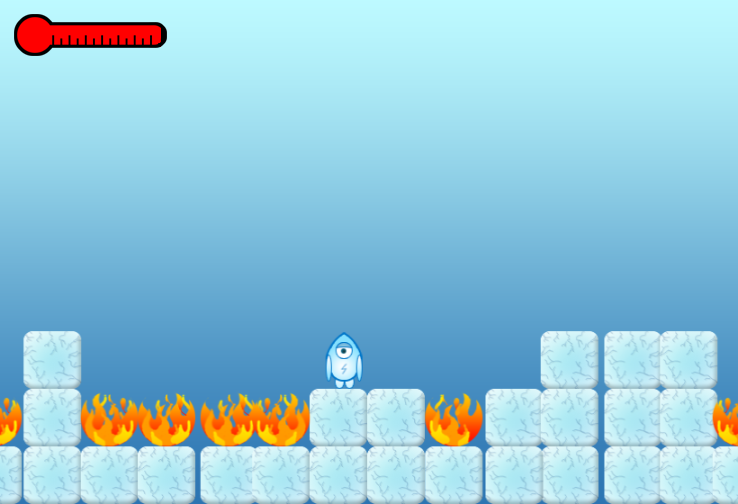
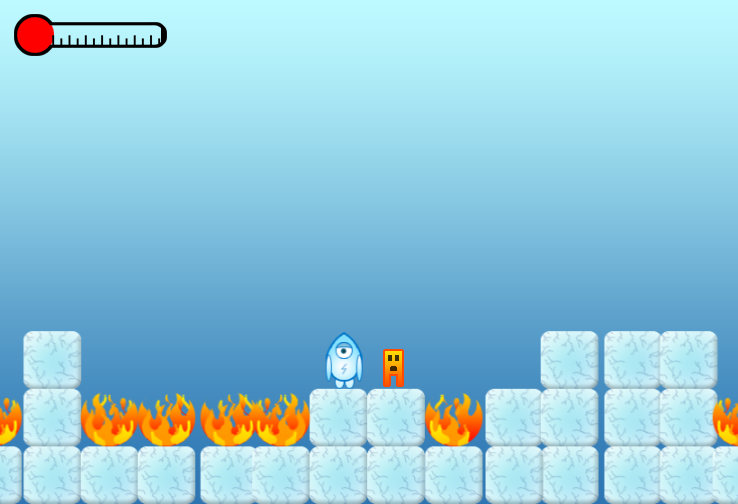
Layer changes from the first w=738, h=504 image to the second:
added group "FireGuy" with 6 layers above "Layer 9" over [385, 351, 402, 385]
added group "Features" (75%) with 4 layers in group "FireGuy" over [388, 355, 399, 371]
added layer "Layer 11 copy" in group "Features" over [390, 367, 397, 371]
added layer "Layer 11" in group "Features" over [391, 366, 396, 371]
added layer "Layer 10 copy" in group "Features" over [395, 355, 399, 361]
added layer "Layer 10" in group "Features" over [388, 355, 392, 361]
added layer "Layer 9 copy 2" in group "FireGuy" over [385, 351, 402, 385]
hid "Layer 7" over [50, 25, 161, 47]
hid "Background" over [50, 25, 404, 387]
